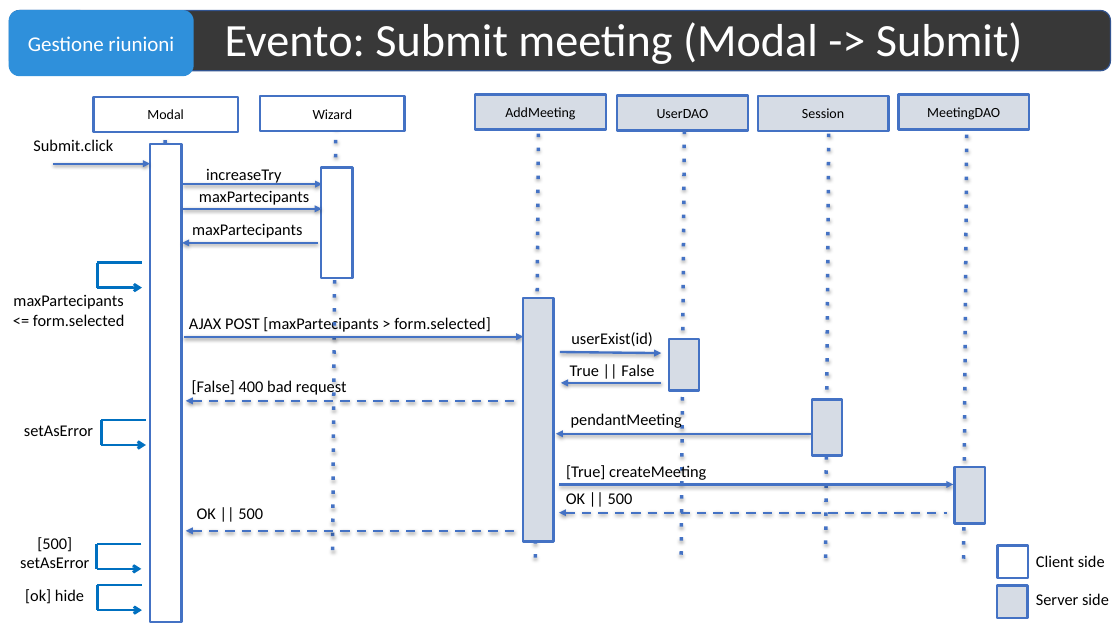
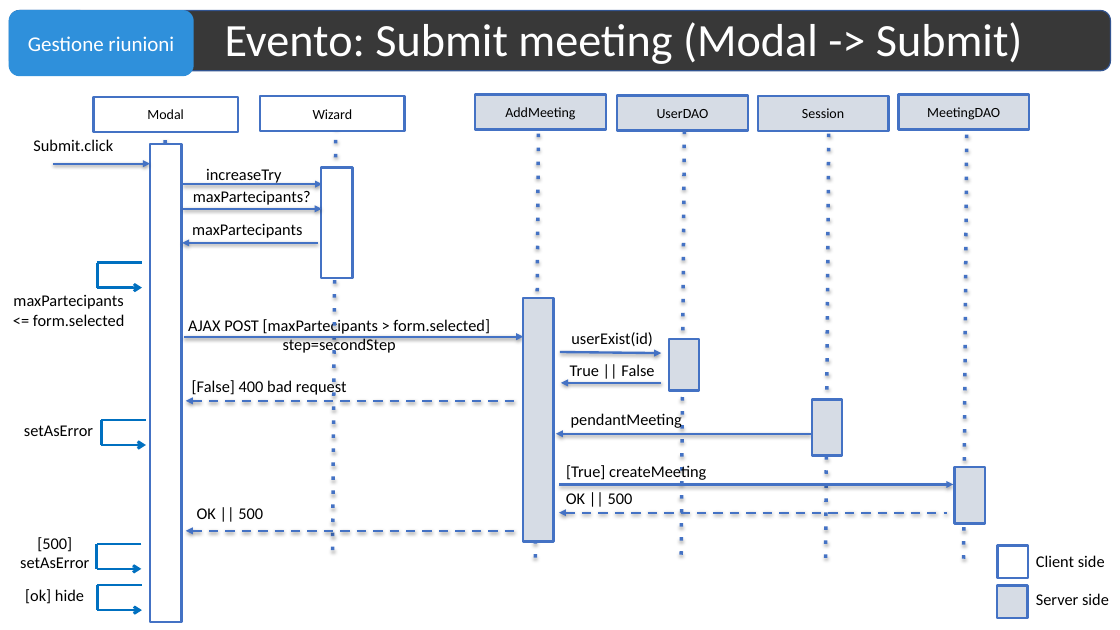
Before and after one commit to matteovisotto/EsameTIW-JS, a slide deck: slide 22 of Documentazione.pptx. Drawn at 1120x630 pixels with LibreOffice and Linux fonts; fonts in the diff are those of the drawing. Boxes give left, top, right and bottom in pixels: in the first picture for what was removed or moved away, otherwise in the second. Text is boxed around its words. In the diff, an @@ line names an element or a change of style, - is before the commit and + after.

Commit message:
Updated doc

```diff
--- a/Documentazione.pptx
+++ b/Documentazione.pptx
@@ text at <box>193,190,311,205</box>: text changed @@
-maxPartecipants
+maxPartecipants?
@@ text at <box>283,337,396,354</box>: paragraph added @@
+step=secondStep
```
Also in this commit, not shown: 2 other slides changed.
